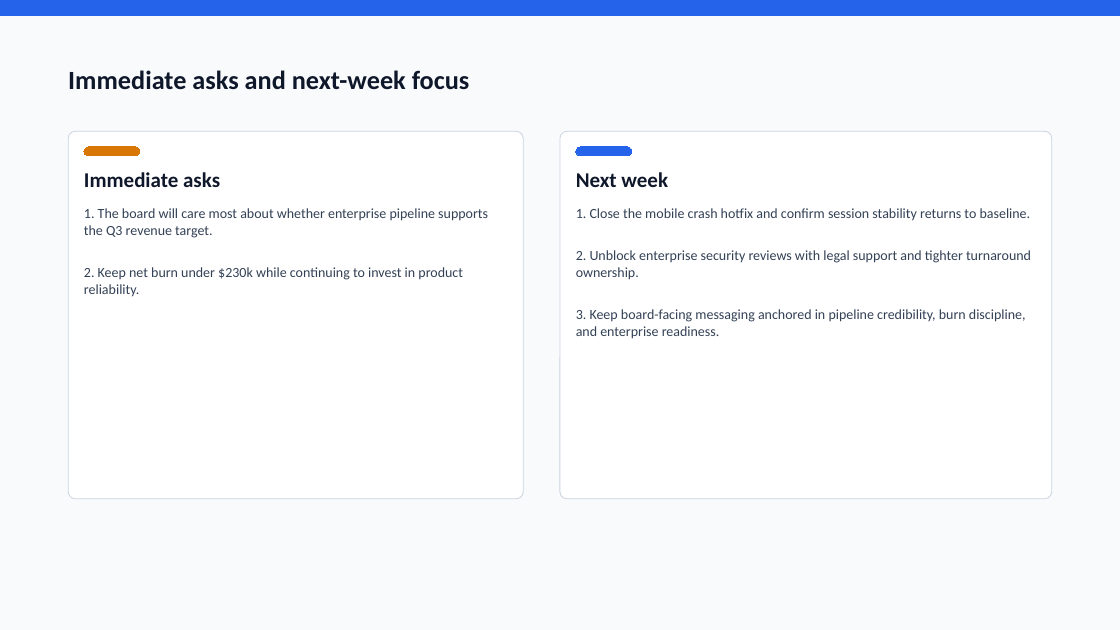
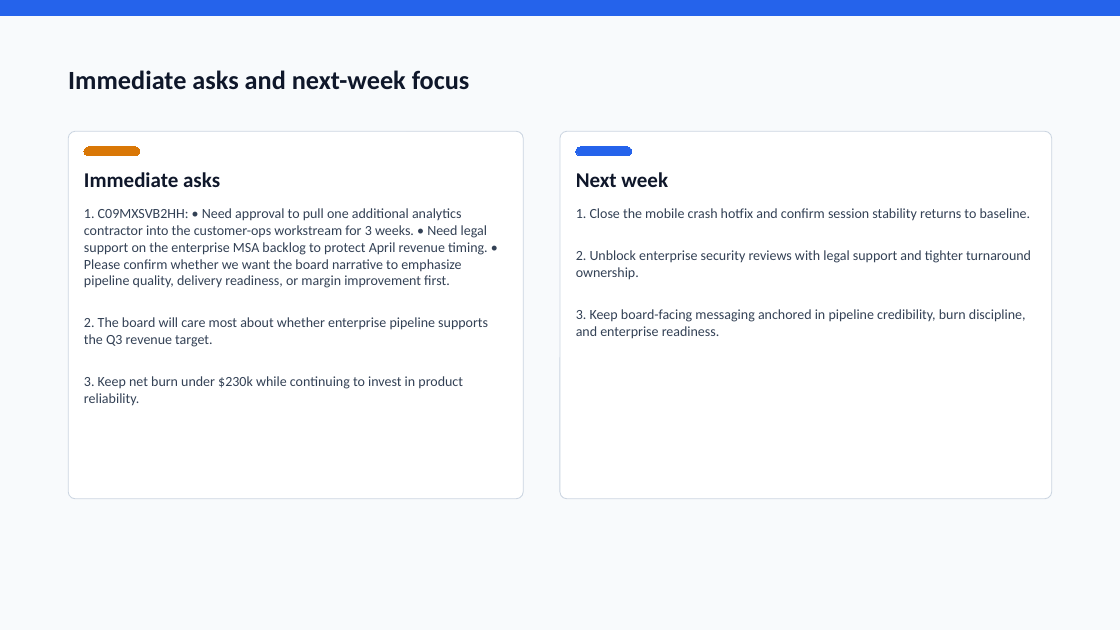
Before and after one commit to Laksh-star/codex-workflow-agents, a slide deck: slide 5 of outputs/executive-briefing-machine-demo/executive-briefing-demo.pptx. Drawn at 1120x630 pixels with LibreOffice and Linux fonts; fonts in the diff are those of the drawing. Boxes give left, top, right and bottom in pixels: in the first picture for what was removed or moved away, otherwise in the second. Text is boxed around its words. In the diff, an @@ line names an element or a change of style, - is before the commit and + after.

```diff
--- a/outputs/executive-briefing-machine-demo/executive-briefing-demo.pptx
+++ b/outputs/executive-briefing-machine-demo/executive-briefing-demo.pptx
@@ text at <box>84,208,488,406</box>: text changed @@
-1. The board will care most about whether enterprise pipeline supports the Q3 revenue target.
-2. Keep net burn under $230k while continuing to invest in product reliability.
+1. C09MXSVB2HH: • Need approval to pull one additional analytics contractor into the customer-ops workstream for 3 weeks. • Need legal support on the enterprise MSA backlog to protect April revenue timing. • Please confirm whether we want the board narrative to emphasize pipeline quality, delivery readiness, or margin improvement first.
+2. The board will care most about whether enterprise pipeline supports the Q3 revenue target.
+3. Keep net burn under $230k while continuing to invest in product reliability.
```
Also in this commit, not shown: 1 other slide changed, 5 other files.
